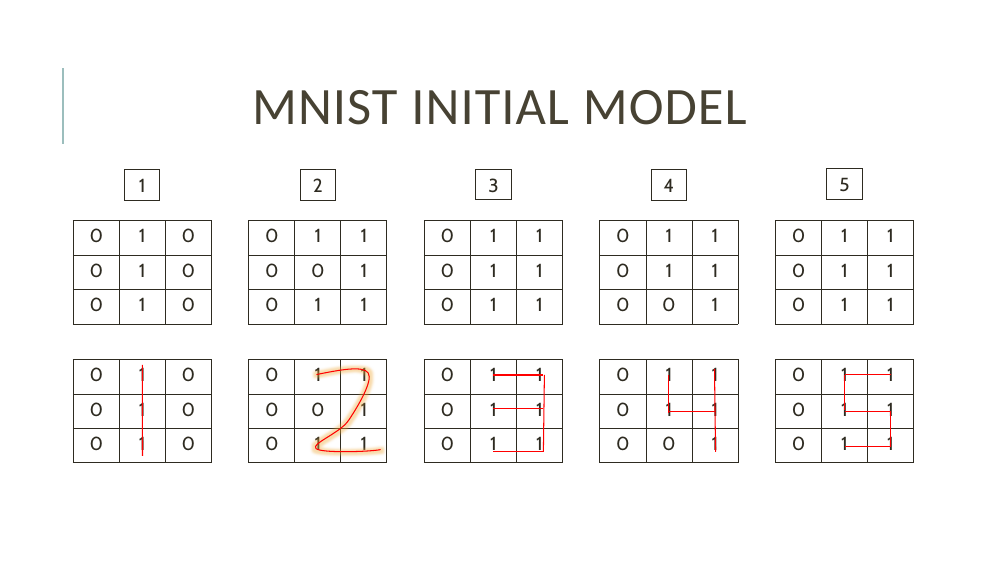
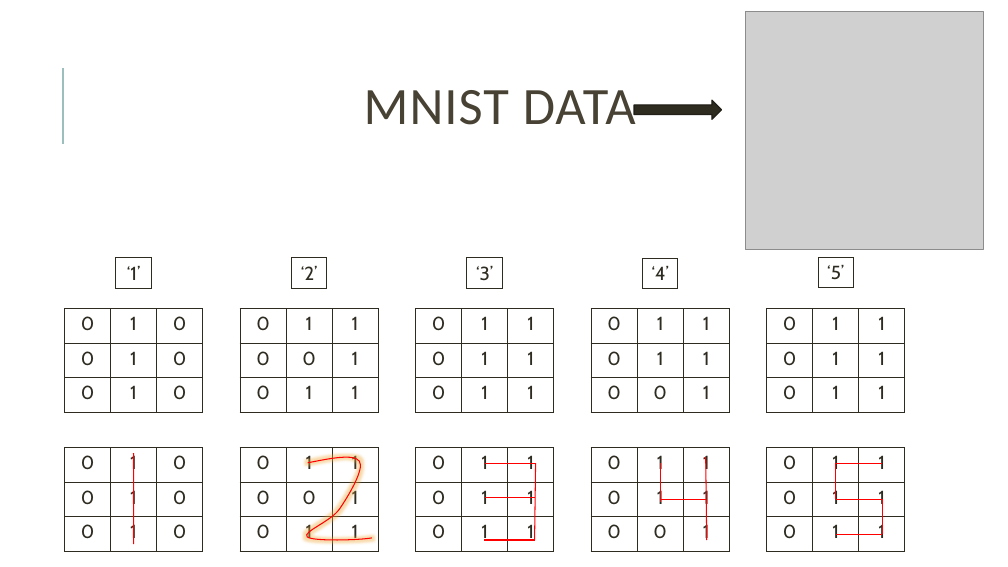
Before and after one commit to HananKhan7/MNIST_EMNIST, a slide deck: slide 3 of Presentation/Thesis_presentation_v_2.pptx (slide 2 before the commit). Drawn at 1008x567 pixels with LibreOffice and Linux fonts; fonts in the diff are those of the drawing; grey boxes stand for pictures. Boxes give left, top, right and bottom in pixels: in the first picture for what was removed or moved away, otherwise in the second. Text is boxed around its words. In the diff, an @@ line names an element or a change of style, - is before the commit and + after.

Commit message:
- Updated thesis presentation and added new images

```diff
--- a/Presentation/Thesis_presentation_v_2.pptx
+++ b/Presentation/Thesis_presentation_v_2.pptx
@@ picture added at (746, 12, 984, 250) @@
@@ title at (364, 90, 636, 125): text changed @@
-MNIST INITIAL MODEL
+MNIST DATA
@@ right arrow added at (634, 101, 722, 119), fill #2E2B21, outline #222018 1.25 pt @@
@@ text in rectangle at (127, 266, 140, 280): text changed @@
-1
+‘1’
@@ text in rectangle at (301, 266, 318, 280): text changed @@
-2
+‘2’
@@ text in rectangle at (476, 266, 493, 281): text changed @@
-3
+‘3’
@@ text in rectangle at (652, 266, 669, 280): text changed @@
-4
+‘4’
@@ text in rectangle at (827, 265, 844, 280): text changed @@
-5
+‘5’
@@ 13 lines, 10 tables, 5 rectangles, 1 freeform shape: place and size @@
-13 lines, 10 tables, 5 rectangles, 1 freeform shape at (73, 169, 914, 463)
+13 lines, 10 tables, 5 rectangles, 1 freeform shape at (64, 257, 905, 551)
```
Also in this commit, not shown: 7 other slides changed, 9 slides added, 11 slides removed, 2 other files.
